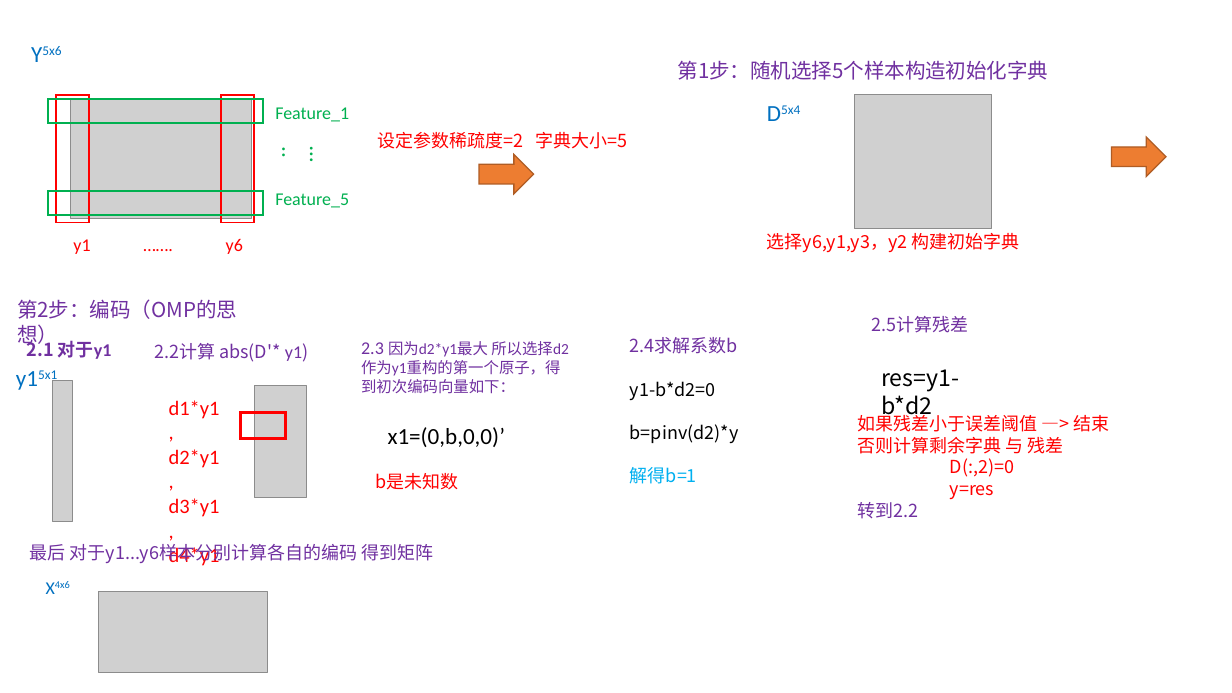
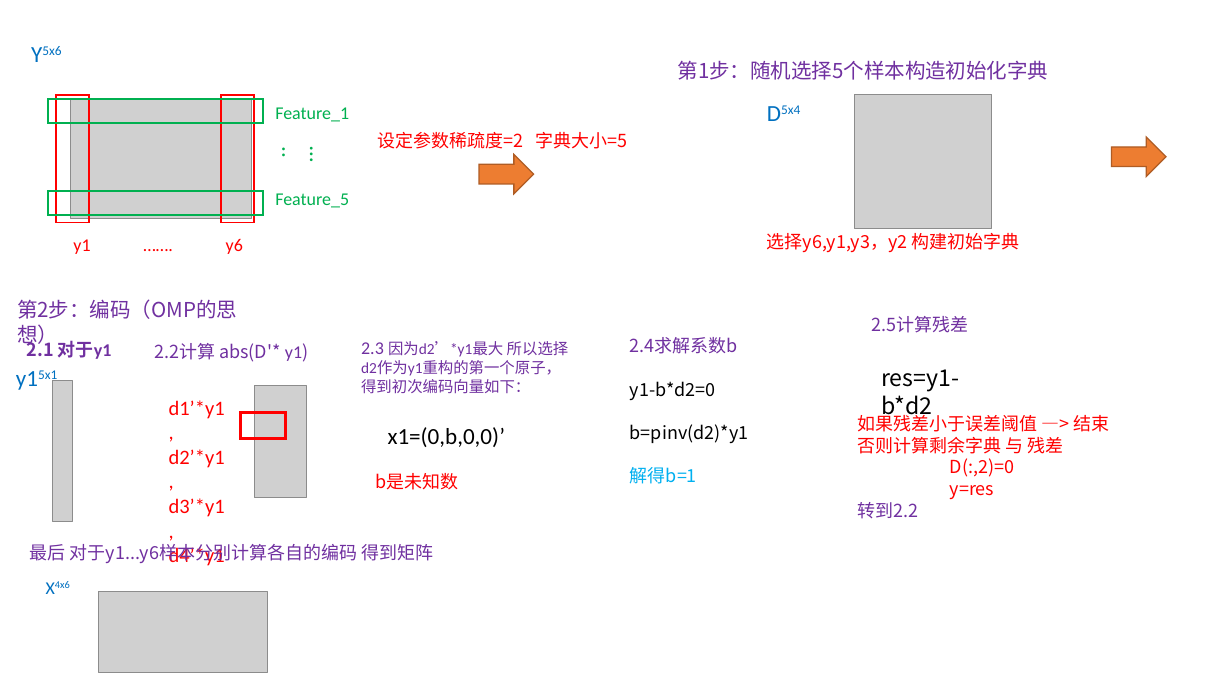
Before and after one commit to longfeizhou2016/Dictionary-learning, a slide deck: slide 1 of DictionaryLearning.pptx. Drawn at 1232x693 pixels with LibreOffice and Linux fonts; fonts in the diff are those of the drawing; grey boxes stand for pictures. Boxes give left, top, right and bottom in pixels: in the first picture for what was removed or moved away, otherwise in the second. Text is boxed around its words. In the diff, an @@ line names an element or a change of style, - is before the commit and + after.

Commit message:
update ppt three

```diff
--- a/DictionaryLearning.pptx
+++ b/DictionaryLearning.pptx
@@ text at [361,341,569,394]: text changed @@
-2.3 因为d2*y1最大 所以选择d2作为y1重构的第一个原子，得到初次编码向量如下：
+2.3 因为d2’*y1最大 所以选择d2作为y1重构的第一个原子，得到初次编码向量如下：
@@ text at [169,400,225,566]: text changed @@
-d1*y1,
-d2*y1,
-d3*y1,
-d4*y1
+d1’*y1,
+d2’*y1,
+d3’*y1,
+d4’*y1
@@ text at [630,424,749,443]: text changed @@
-b=pinv(d2)*y
+b=pinv(d2)*y1
```
